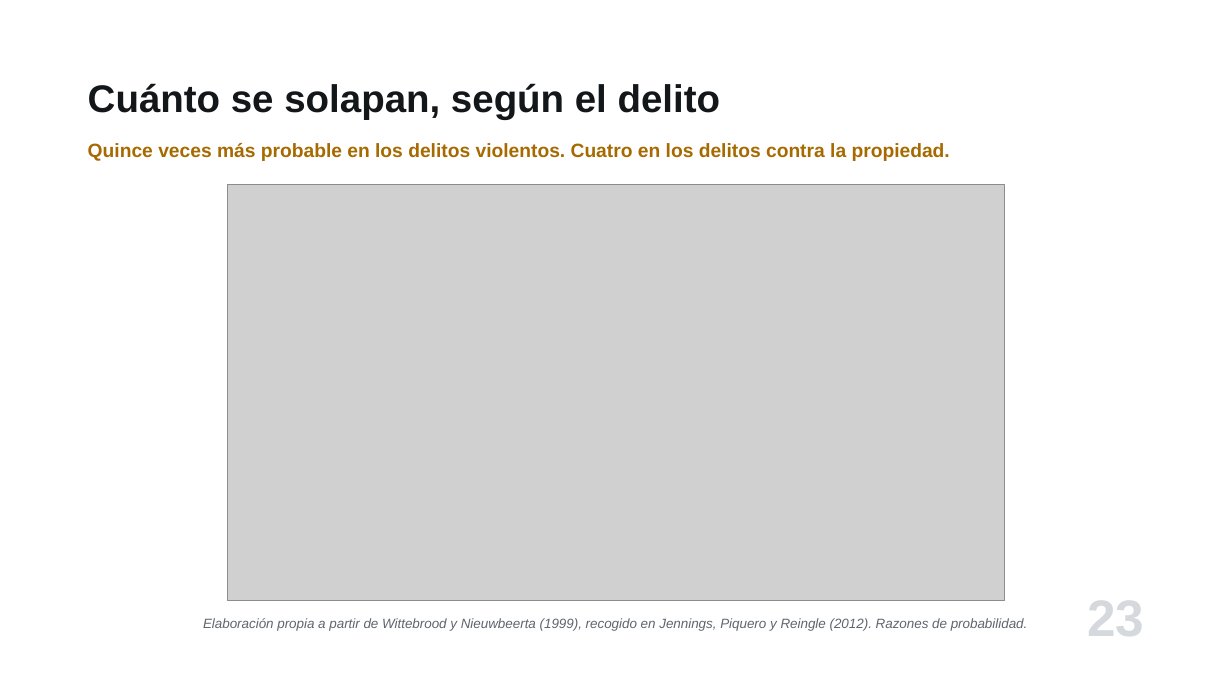
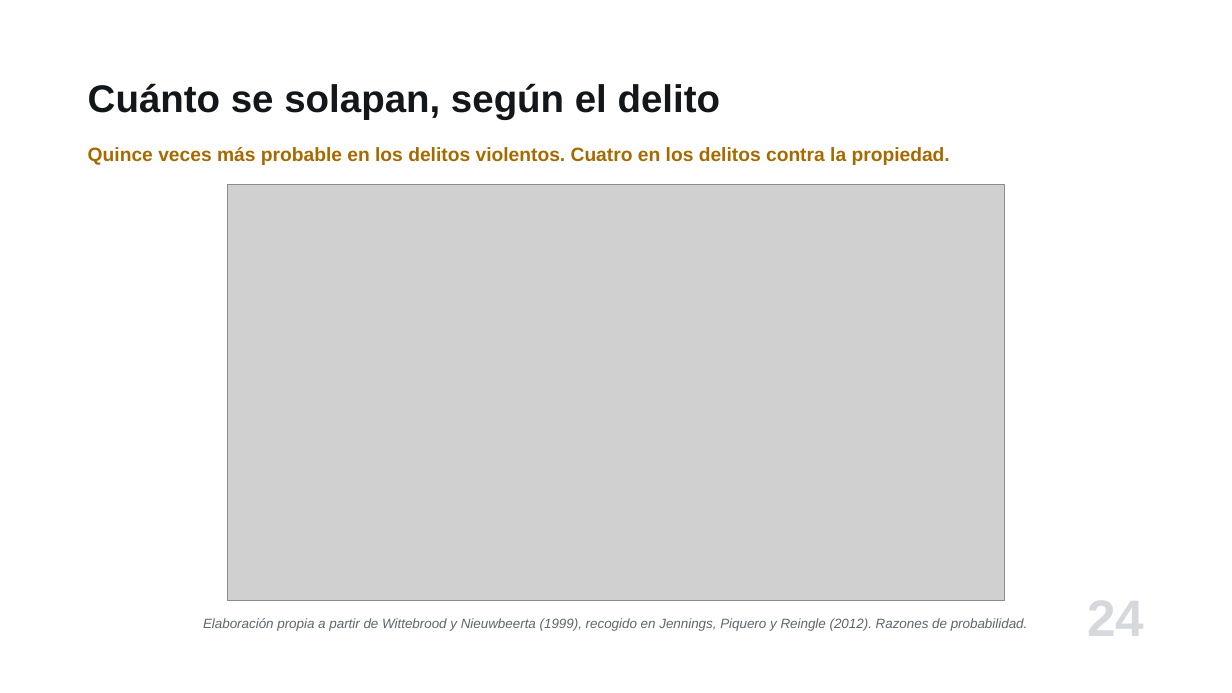
Before and after one commit to jjmedinaariza/intro_crimi, a slide deck: slide 24 of presentaciones/Cap07_Las-victimas.pptx (slide 23 before the commit). Drawn at 1232x693 pixels with LibreOffice and Linux fonts; fonts in the diff are those of the drawing; grey boxes stand for pictures. Boxes give left, top, right and bottom in pixels: in the first picture for what was removed or moved away, otherwise in the second. Text is boxed around its words. In the diff, an @@ line names an element or a change of style, - is before the commit and + after.

```diff
--- a/presentaciones/Cap07_Las-victimas.pptx
+++ b/presentaciones/Cap07_Las-victimas.pptx
@@ text "Quince veces más probable en ..." at [88,147,950,165]: line spacing 1 to 20pt @@
@@ text at [1087,601,1144,636]: text changed @@
-23
+24
```
Also in this commit, not shown: 32 other slides changed, 6 slides added, 21 other files.
